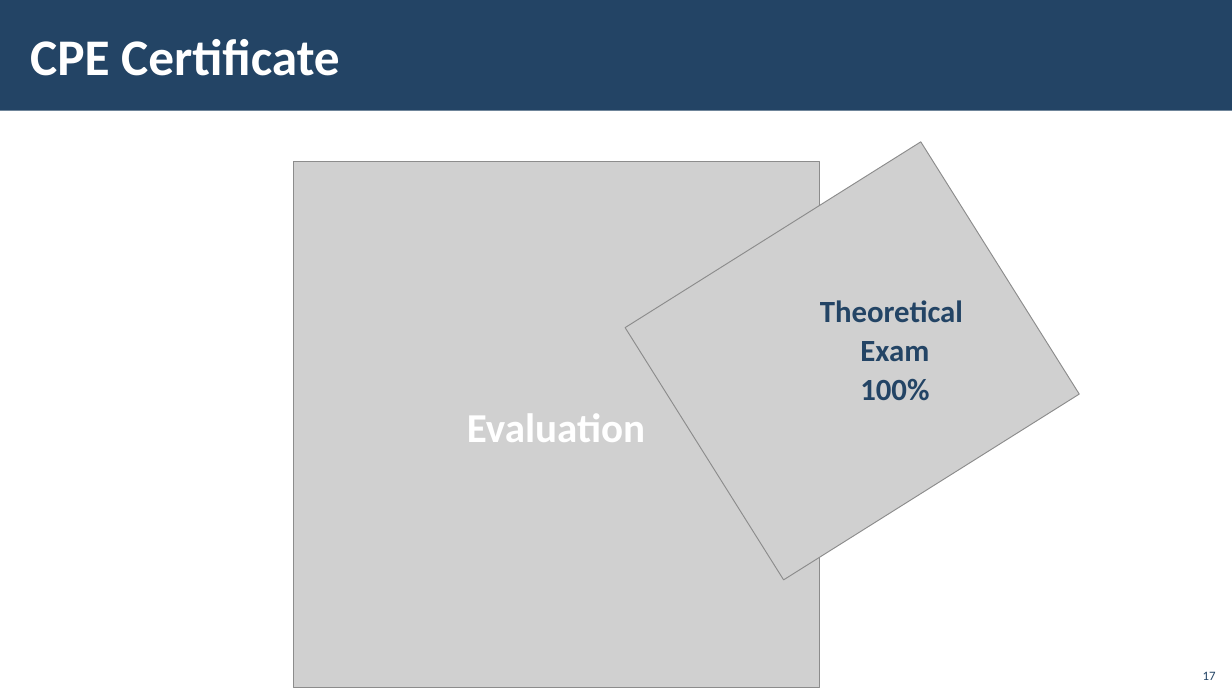
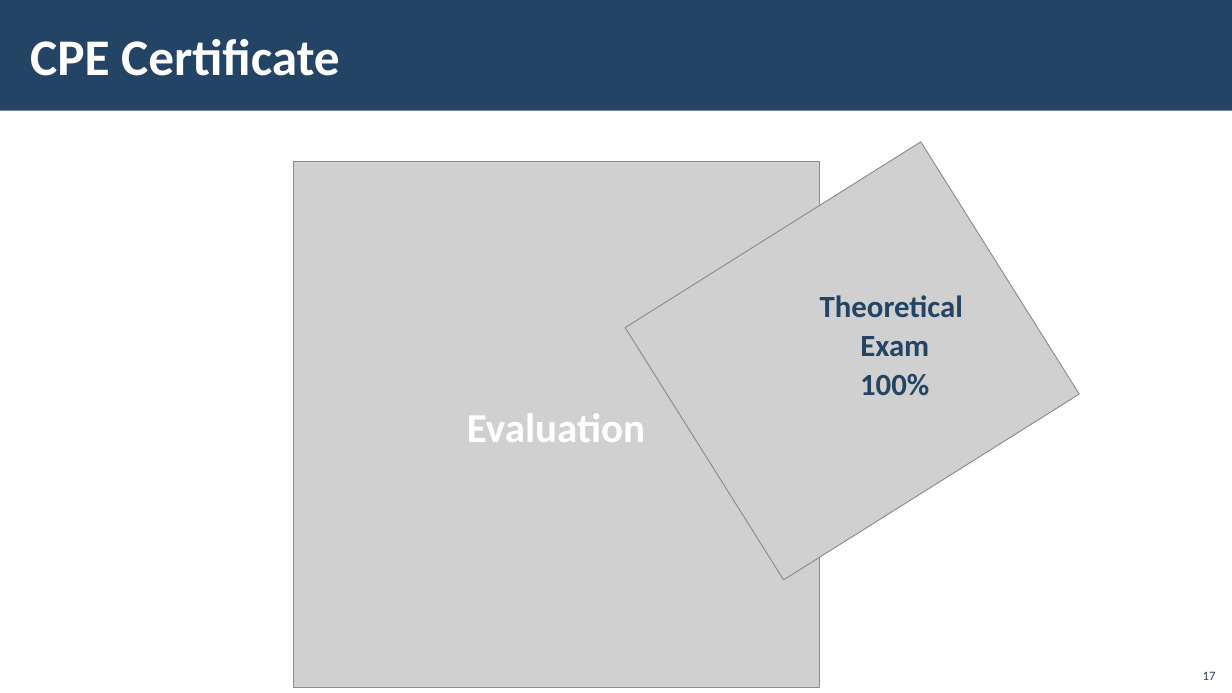
Before and after one commit to ErayErol/Software-University-Courses, a slide deck: slide 17 of NOT START - 2021.01 - [ JS Back End ]/00 - [ Course Introduction ]/Presentation.pptx. Drawn at 1232x693 pixels with LibreOffice and Linux fonts; fonts in the diff are those of the drawing; grey boxes stand for pictures; background and template pictures are left out. Boxes give left, top, right and bottom in pixels: in the first picture for what was removed or moved away, otherwise in the second. Text is boxed around its words. In the diff, an @@ line names an element or a change of style, - is before the commit and + after.

```diff
--- a/NOT START - 2021.01 - [ JS Back End ]/00 - [ Course Introduction ]/Presentation.pptx
+++ b/NOT START - 2021.01 - [ JS Back End ]/00 - [ Course Introduction ]/Presentation.pptx
@@ text "Theoretical Exam 100%": place and size @@
-text "Theoretical Exam 100%" at [820,300,963,400]
+text "Theoretical Exam 100%" at [820,295,963,395]
```
Also in this commit, not shown: 11 other slides changed, 10 slides added, 9 slides removed, 16 other files.
